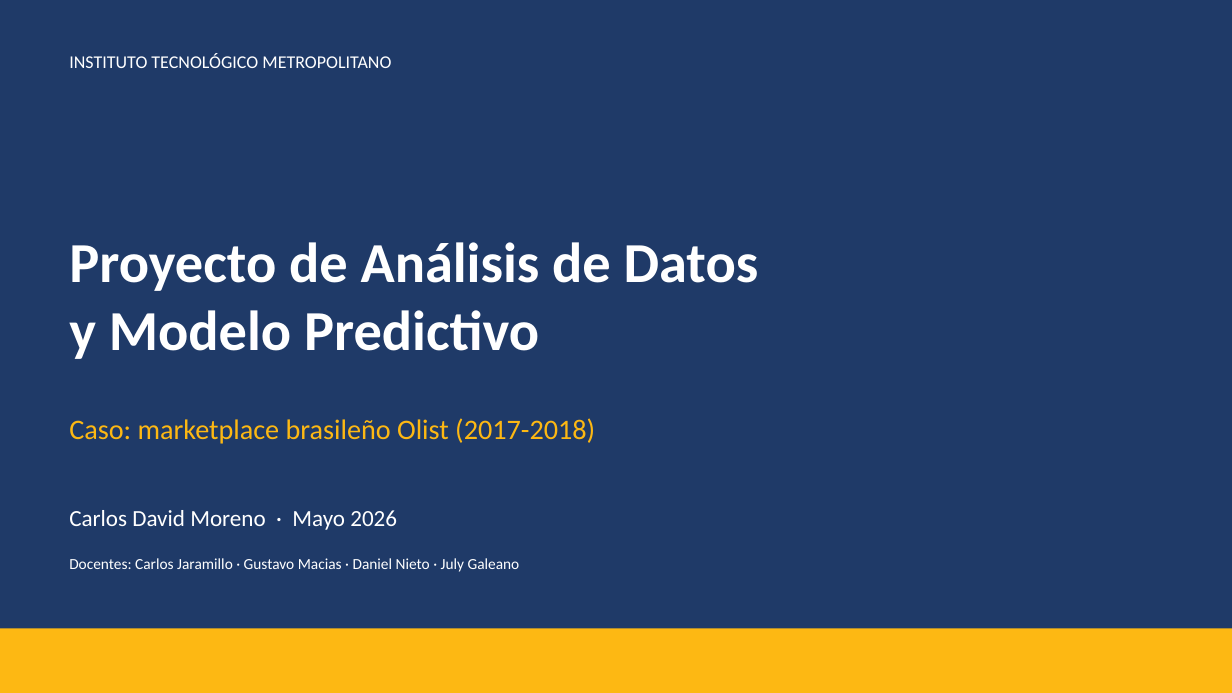
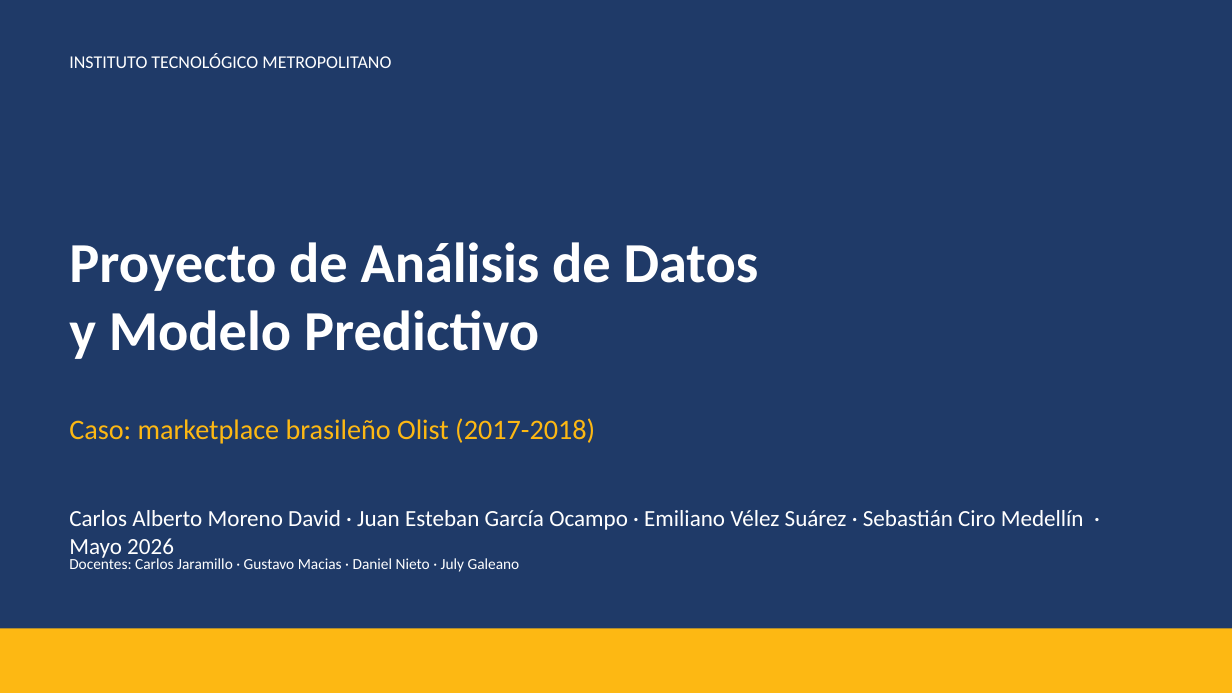
Before and after one commit to EmilianoVS09/EntregaFinalAnalisisDatos, a slide deck: slide 1 of Documents/Sustentacion.pptx. Drawn at 1232x693 pixels with LibreOffice and Linux fonts; fonts in the diff are those of the drawing. Boxes give left, top, right and bottom in pixels: in the first picture for what was removed or moved away, otherwise in the second. Text is boxed around its words. In the diff, an @@ line names an element or a change of style, - is before the commit and + after.

```diff
--- a/Documents/Sustentacion.pptx
+++ b/Documents/Sustentacion.pptx
@@ text at (x1=69, y1=510, x2=1084, y2=560): text changed @@
-Carlos David Moreno · Mayo 2026
+Carlos Alberto Moreno David · Juan Esteban García Ocampo · Emiliano Vélez Suárez · Sebastián Ciro Medellín · Mayo 2026
```
Also in this commit, not shown: 1 other slide changed, 4 other files.
